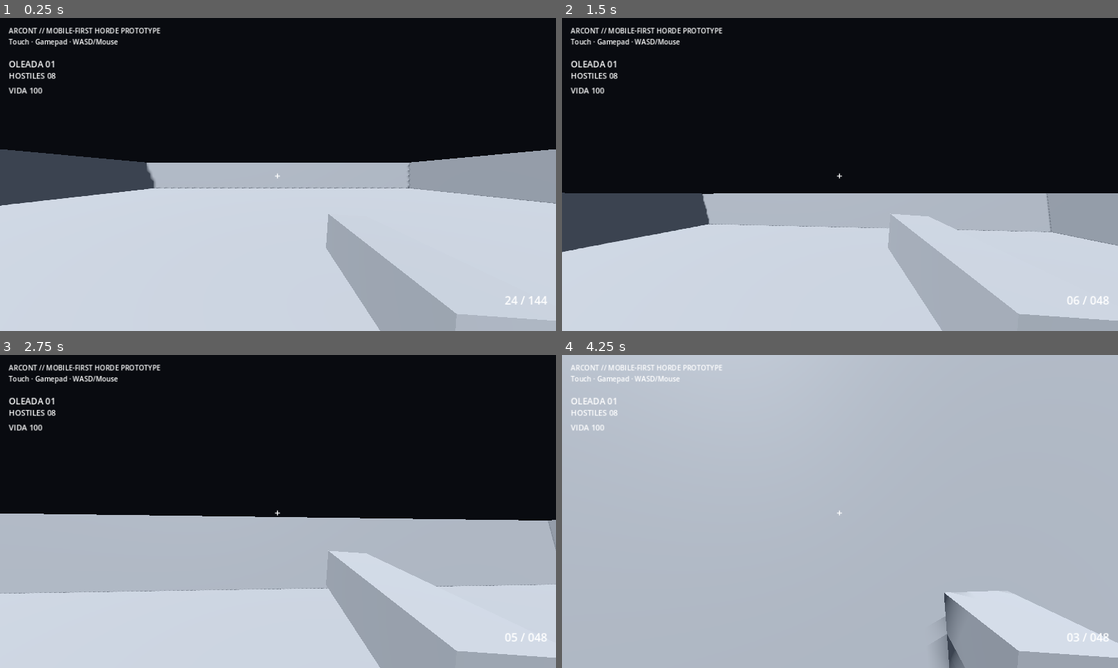
Above: before the commit, frames 1-4 (two rows, left to right).
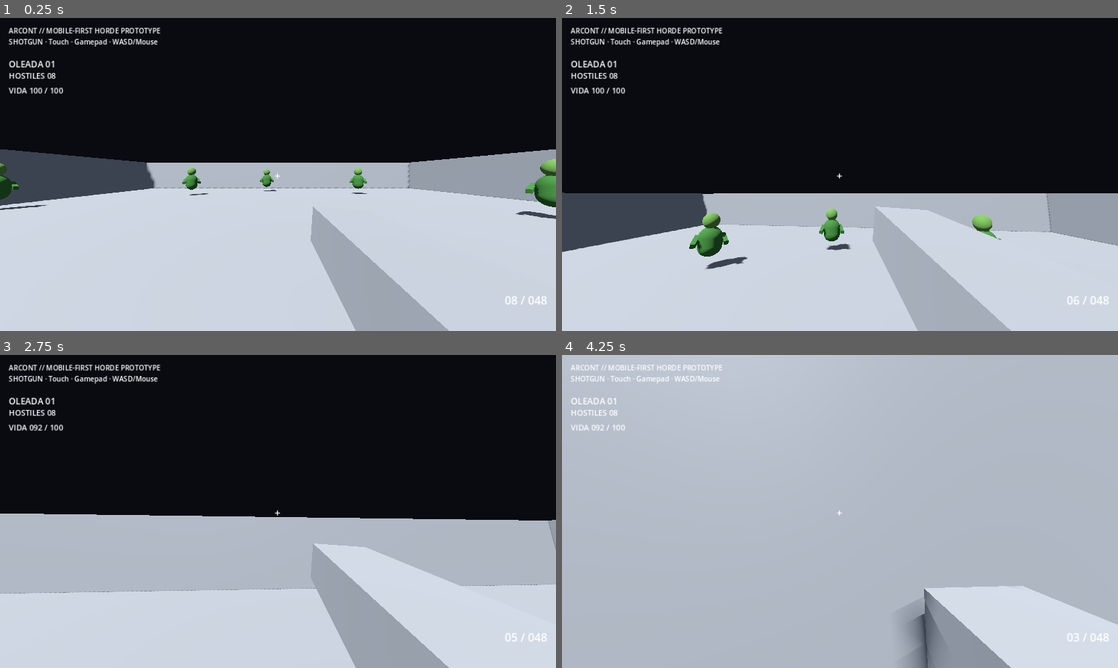
Above: after the commit, the same moments.

Repository: heliossamuelhernandezreyes/Arcont
Game: Godot game, scene res://scenes/main.tscn
Two runs of this game, one before a commit and one after it. Both use one fixed random seed, a clock stepped at 60 frames per second and the inputs below.
Inputs (mouse positions are in pixels of both pictures, inside the frame that each line leads up to):
- Up to frame 1 (0.25 s): no input
- Up to frame 2 (1.5 s): move the mouse to (867, 174) at 0.52 s; hold Shift (sprint) 0.53-1.28 s; hold W (move_forward) from 0.53 s (still down); click (867, 174) at 0.67 s; tap Space (jump) at 0.77 s; move the mouse to (812, 174) at 1.27 s; tap Shift (sprint) at 1.35 s; click (812, 174) at 1.42 s
- Up to frame 3 (2.75 s): keep holding W (move_forward); tap Space (jump) at 1.52 s; move the mouse to (289, 505) at 2.02 s; hold Shift (sprint) from 2.03 s (still down); click (289, 505) at 2.17 s
- Up to frame 4 (4.25 s): keep holding W (move_forward); move the mouse to (834, 517) at 2.77 s; release Shift (sprint) at 2.78 s; tap Shift (sprint) at 2.85 s; click (834, 517) at 2.92 s; tap Space (jump) at 3.02, 3.77 s; move the mouse to (878, 514) at 3.52 s; hold Shift (sprint) from 3.53 s (still down); click (878, 514) at 3.67 s

The runs differ from the first frame. In frame 1, 4.7% of the frame differs, in the area x 0-100%, y 6-100%; in frame 2, 4.9%, in the area x 1-100%, y 6-100%; in frame 3, 3.7%; in frame 4, 4.5%.
Error before the commit: Invalid access to property or key 'profile_changed' on a base object of type 'null instance'. (res://scripts/main.gd:34)

Commit message:
feat: wire performance budget and shotgun prototype into main scene

Diff:
--- a/scenes/main.tscn
+++ b/scenes/main.tscn
@@ -1,9 +1,10 @@
-[gd_scene load_steps=12 format=3]
+[gd_scene load_steps=13 format=3]
 
 [ext_resource path="res://scripts/player.gd" type="Script" id="1_player"]
 [ext_resource path="res://scripts/main.gd" type="Script" id="2_main"]
 [ext_resource path="res://scripts/mobile_controls.gd" type="Script" id="3_mobile"]
 [ext_resource path="res://scripts/weapon.gd" type="Script" id="4_weapon"]
+[ext_resource path="res://scripts/performance_budget.gd" type="Script" id="5_budget"]
 
 [sub_resource type="BoxMesh" id="BoxFloor"]
 size = Vector3(30, 0.2, 30)
@@ -22,7 +23,7 @@
 height = 1.8
 
 [sub_resource type="BoxMesh" id="GunMesh"]
-size = Vector3(0.18, 0.16, 0.65)
+size = Vector3(0.28, 0.18, 0.82)
 
 [sub_resource type="Environment" id="Env"]
 background_mode = 1
@@ -33,6 +34,9 @@
 
 [node name="Main" type="Node3D"]
 script = ExtResource("2_main")
+
+[node name="PerformanceBudget" type="Node" parent="."]
+script = ExtResource("5_budget")
 
 [node name="WorldEnvironment" type="WorldEnvironment" parent="."]
 environment = SubResource("Env")
@@ -91,7 +95,7 @@
 current = true
 fov = 78.0
 [node name="Gun" type="MeshInstance3D" parent="Player/Head/Camera3D"]
-position = Vector3(0.32, -0.27, -0.58)
+position = Vector3(0.32, -0.27, -0.62)
 rotation_degrees = Vector3(0, 0, -4)
 mesh = SubResource("GunMesh")
 [node name="RayCast3D" type="RayCast3D" parent="Player/Head/Camera3D"]
@@ -113,7 +117,7 @@
 offset_top = 18.0
 offset_right = 620.0
 offset_bottom = 80.0
-text = "ARCONT // MOBILE-FIRST HORDE PROTOTYPE\nTouch · Gamepad · WASD/Mouse"
+text = "ARCONT // MOBILE-FIRST HORDE PROTOTYPE\nSHOTGUN · Touch · Gamepad · WASD/Mouse"
 [node name="Wave" type="Label" parent="HUD"]
 offset_left = 20.0
 offset_top = 92.0
@@ -140,7 +144,7 @@
 offset_top = 630.0
 offset_right = 1260.0
 offset_bottom = 675.0
-text = "24 / 144"
+text = "08 / 048"
 theme_override_font_sizes/font_size = 26
 horizontal_alignment = 2
 [node name="Reload" type="Label" parent="HUD"]
